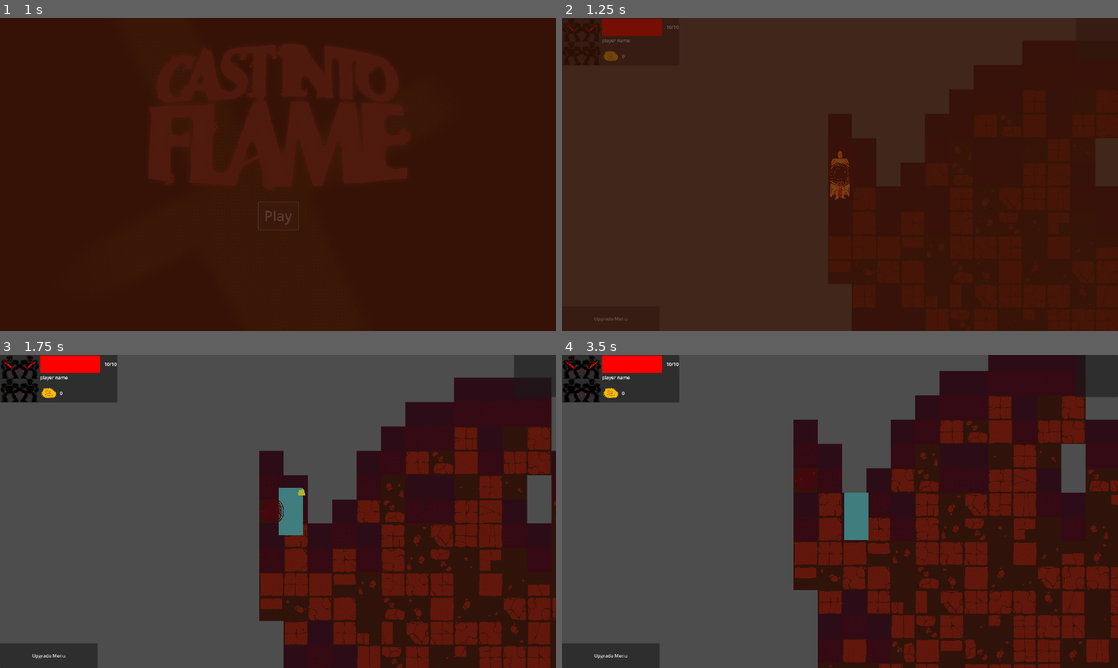
Above: before the commit, frames 1-4 (two rows, left to right).
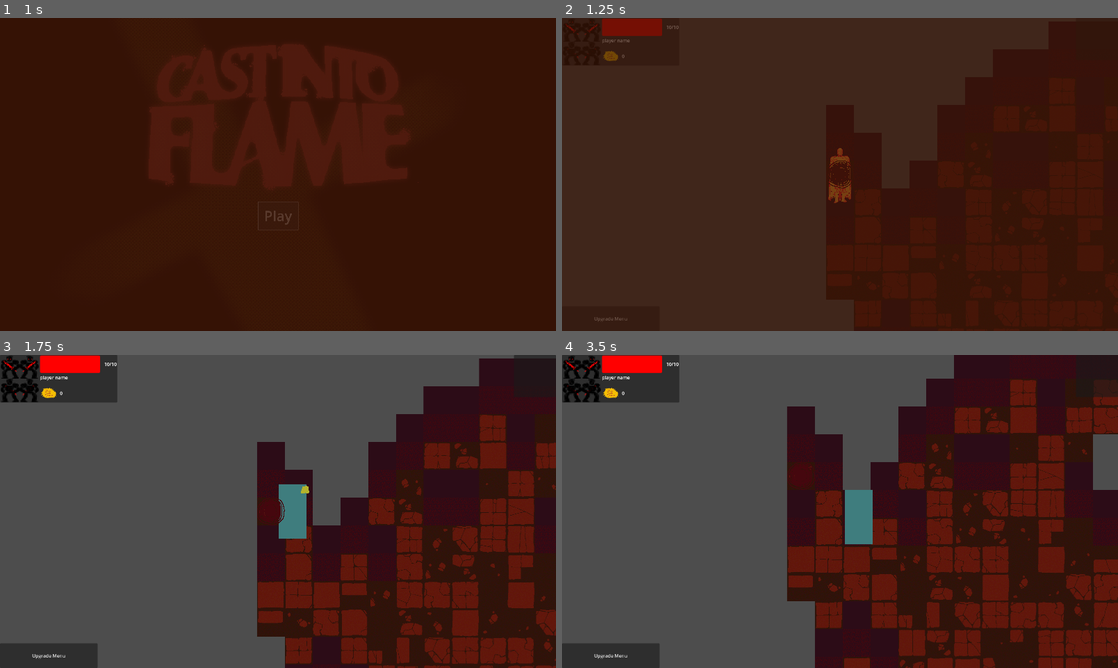
Above: after the commit, the same moments.

Repository: jible/capstone
Game: Godot game, scene res://scenes/testScenes/main_menu.tscn
Two runs of this game, one before a commit and one after it. Both use one fixed random seed, a clock stepped at 60 frames per second and the inputs below.
Inputs (mouse positions are in pixels of both pictures, inside the frame that each line leads up to):
- Up to frame 1 (1 s): click "Play" at 0.5 s
- Up to frame 2 (1.25 s): no input
- Up to frame 3 (1.75 s): move the mouse to (400, 495) at 1.27 s; hold Right (right) from 1.28 s (still down); hold Space (attack) from 1.28 s (still down)
- Up to frame 4 (3.5 s): move the mouse to (728, 527) at 2.02 s; release Right (right) at 2.03 s; release Space (attack) at 2.03 s; hold Down (down) 2.03-2.78 s; tap Space (attack) at 2.1 s; move the mouse to (895, 442) at 2.77 s; hold Right (right) from 2.78 s (still down); hold Space (attack) from 2.78 s (still down)

Frame 1 is identical in both runs. In frame 2, 0.2% of the frame differs, in the area x 47-52%, y 41-60%; in frame 3, 19%; in frame 4, 22%, in the area x 40-100%, y 0-100%.

Commit message:
camera zoom

Diff:
--- a/scenes/prefabs/scene_config_package.tscn
+++ b/scenes/prefabs/scene_config_package.tscn
@@ -19,7 +19,7 @@
 [node name="Player" parent="." instance=ExtResource("3_5fksv")]
 
 [node name="Custom Camera" parent="." node_paths=PackedStringArray("target") instance=ExtResource("4_t24gl")]
-zoom = Vector2(0.7, 0.7)
+zoom = Vector2(0.8, 0.8)
 target = NodePath("../Player")
 follow_player = true
 free_axis = {
